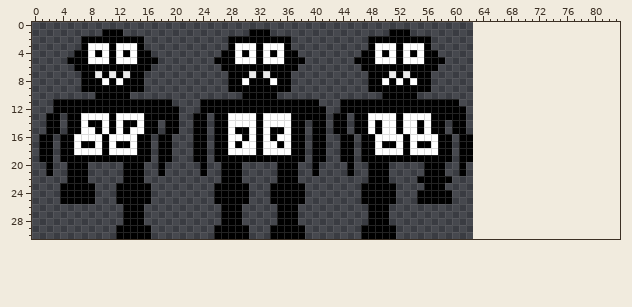
Sprite sheet, stored at RoboNeko/robits.png. Above: the version before the commit.
The file is 63x31 pixels. The old version is drawn lined up with the new one, on the new canvas.
After the commit:
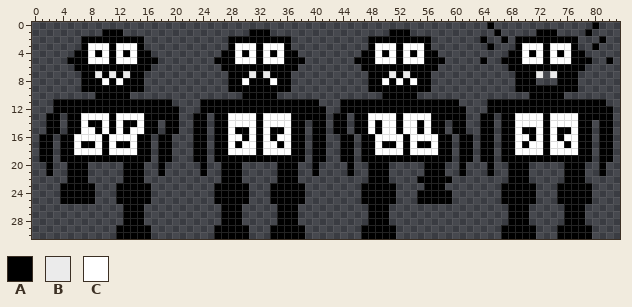
Palette (. is transparent): A #000000  B #ebebeb  C #ffffff
Commit message: Add frame for startled awake
Difference:
{"change": "canvas 63x31 -> 84x31"}
{"y":0,"x":65,"old":".","new":"A"}
{"y":0,"x":80,"old":".","new":"A"}
{"y":1,"x":66,"old":".","new":"A"}
{"y":1,"x":72,"old":"...","new":"AAA"}
{"y":1,"x":79,"old":".","new":"A"}
{"y":2,"x":64,"old":".","new":"A"}
{"y":2,"x":67,"old":".","new":"A"}
{"y":2,"x":69,"old":".........","new":"AAAAAAAAA"}
{"y":2,"x":81,"old":".","new":"A"}
{"y":3,"x":65,"old":".","new":"A"}
{"y":3,"x":69,"old":".........","new":"ACCCACCCA"}
{"y":3,"x":80,"old":".","new":"A"}
{"y":4,"x":68,"old":"...........","new":"AACACACACAA"}
{"y":5,"x":64,"old":".","new":"A"}
{"y":5,"x":67,"old":".............","new":"AAACCCACCCAAA"}
{"y":5,"x":82,"old":".","new":"A"}
{"y":6,"x":68,"old":"...........","new":"AAAAAAAAAAA"}
{"y":7,"x":69,"old":"....","new":"AAAB"}
{"y":7,"x":74,"old":"....","new":"BAAA"}
{"y":8,"x":69,"old":"...","new":"AAA"}
{"y":8,"x":75,"old":"...","new":"AAA"}
{"y":9,"x":69,"old":".........","new":"AAAAAAAAA"}
{"y":10,"x":71,"old":".....","new":"AAAAA"}
{"y":11,"x":65,"old":".................","new":"AAAAAAAAAAAAAAAAA"}
{"y":12,"x":65,"old":"..................","new":"AAAAAAAAAAAAAAAAAA"}
{"y":13,"x":64,"old":"..","new":"AA"}
{"y":13,"x":67,"old":"................","new":"AACCCCACCCCAAAAA"}
{"y":14,"x":64,"old":"..","new":"AA"}
{"y":14,"x":67,"old":".............","new":"AACCCCACCCCAA"}
{"y":14,"x":81,"old":"..","new":"AA"}
{"y":15,"x":64,"old":"..","new":"AA"}
{"y":15,"x":67,"old":".............","new":"AACAACACAACAA"}
{"y":15,"x":81,"old":"..","new":"AA"}
{"y":16,"x":64,"old":"..","new":"AA"}
{"y":16,"x":67,"old":".............","new":"AACCACACACCAA"}
{"y":16,"x":81,"old":"..","new":"AA"}
{"y":17,"x":64,"old":"..","new":"AA"}
{"y":17,"x":67,"old":".............","new":"AACACCACCACAA"}
{"y":17,"x":81,"old":"..","new":"AA"}
{"y":18,"x":64,"old":"..","new":"AA"}
{"y":18,"x":67,"old":".............","new":"AACCCCACCCCAA"}
{"y":18,"x":81,"old":"..","new":"AA"}
{"y":19,"x":64,"old":"..","new":"AA"}
{"y":19,"x":67,"old":".............","new":"AAAAAAAAAAAAA"}
{"y":19,"x":81,"old":"..","new":"AA"}
{"y":20,"x":65,"old":".","new":"A"}
{"y":20,"x":68,"old":"...","new":"AAA"}
{"y":20,"x":76,"old":"...","new":"AAA"}
{"y":20,"x":81,"old":".","new":"A"}
{"y":21,"x":65,"old":".","new":"A"}
{"y":21,"x":68,"old":"...","new":"AAA"}
{"y":21,"x":76,"old":"...","new":"AAA"}
{"y":21,"x":81,"old":".","new":"A"}
{"y":22,"x":68,"old":"...","new":"AAA"}
{"y":22,"x":76,"old":"...","new":"AAA"}
{"y":23,"x":67,"old":".....","new":"AAAAA"}
{"y":23,"x":75,"old":".....","new":"AAAAA"}
{"y":24,"x":67,"old":".....","new":"AAAAA"}
{"y":24,"x":75,"old":".....","new":"AAAAA"}
{"y":25,"x":67,"old":".....","new":"AAAAA"}
{"y":25,"x":75,"old":".....","new":"AAAAA"}
{"y":26,"x":68,"old":"...","new":"AAA"}
{"y":26,"x":76,"old":"...","new":"AAA"}
{"y":27,"x":68,"old":"...","new":"AAA"}
{"y":27,"x":76,"old":"...","new":"AAA"}
{"y":28,"x":68,"old":"...","new":"AAA"}
{"y":28,"x":76,"old":"...","new":"AAA"}
{"y":29,"x":67,"old":".....","new":"AAAAA"}
{"y":29,"x":75,"old":".....","new":"AAAAA"}
{"y":30,"x":67,"old":".....","new":"AAAAA"}
{"y":30,"x":75,"old":".....","new":"AAAAA"}
